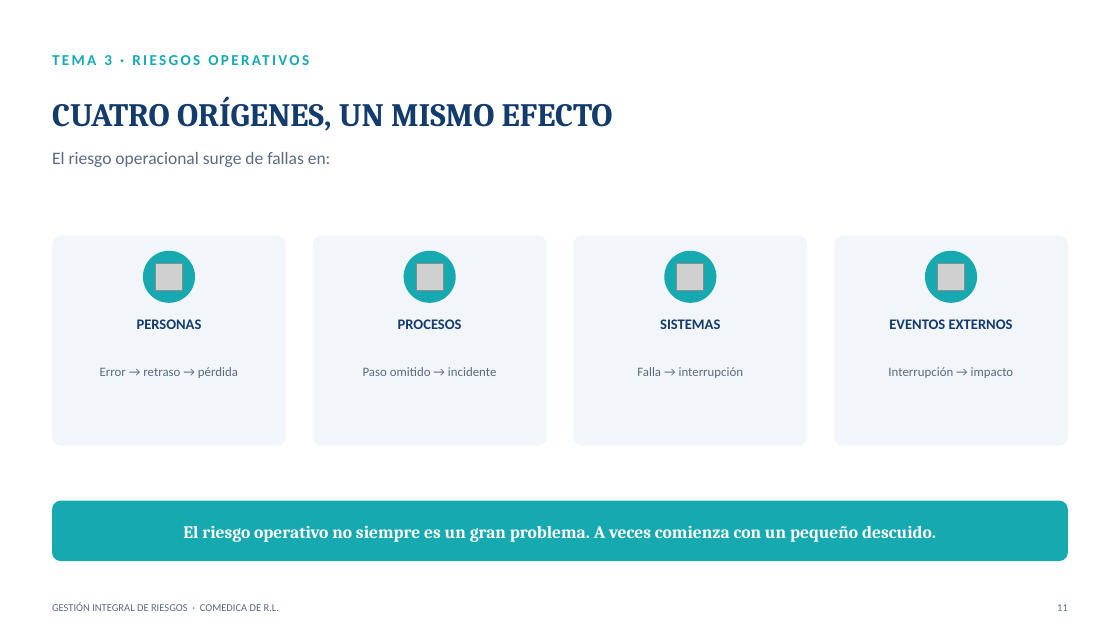
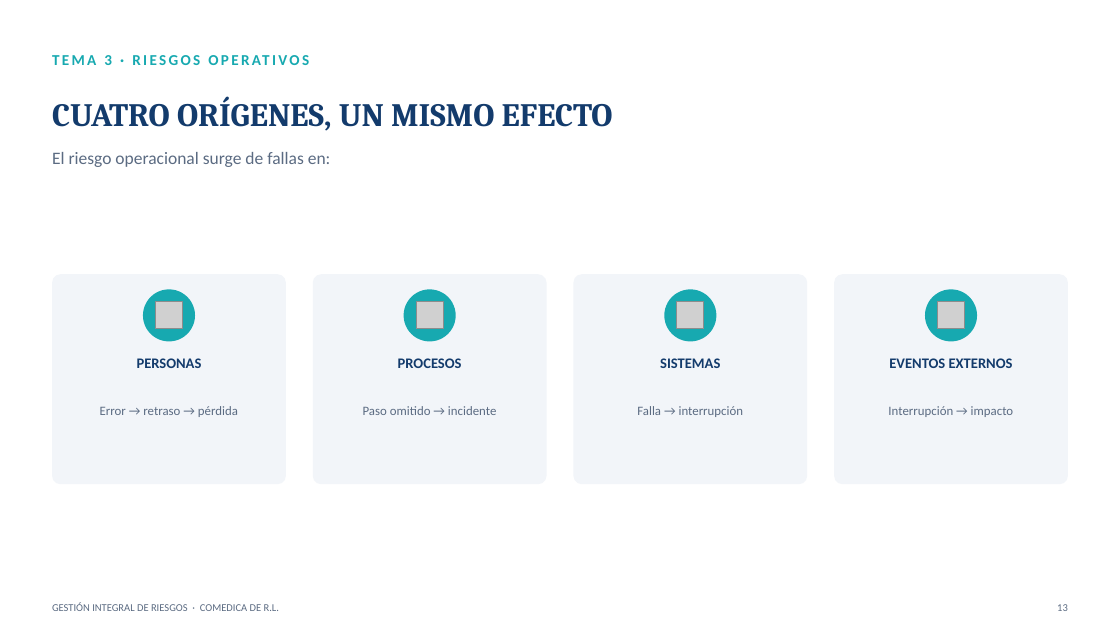
Before and after one commit to menjivar201280/riesgo, a slide deck: slide 13 of capacitacion-riesgos-2025/CAPACITACION_RIESGOS_2025.pptx (slide 11 before the commit). Drawn at 1120x630 pixels with LibreOffice and Linux fonts; fonts in the diff are those of the drawing; grey boxes stand for pictures. Boxes give left, top, right and bottom in pixels: in the first picture for what was removed or moved away, otherwise in the second. Text is boxed around its words. In the diff, an @@ line names an element or a change of style, - is before the commit and + after.

```diff
--- a/capacitacion-riesgos-2025/CAPACITACION_RIESGOS_2025.pptx
+++ b/capacitacion-riesgos-2025/CAPACITACION_RIESGOS_2025.pptx
@@ 8 texts, 4 pictures, 4 rounded rectangles, 4 ellipses: place and size @@
-8 texts, 4 pictures, 4 rounded rectangles, 4 ellipses at [52,236,1068,446]
+8 texts, 4 pictures, 4 rounded rectangles, 4 ellipses at [52,275,1068,485]
@@ rounded rectangle removed at [52,501,1068,561] @@
@@ text removed at [183,526,936,542] @@
-El riesgo operativo no siempre es un gran problema. A veces comienza con un pequeño descuido.
@@ text at [1057,604,1068,611]: text changed @@
-11
+13
```
Also in this commit, not shown: 26 other slides changed, 15 slides added.
